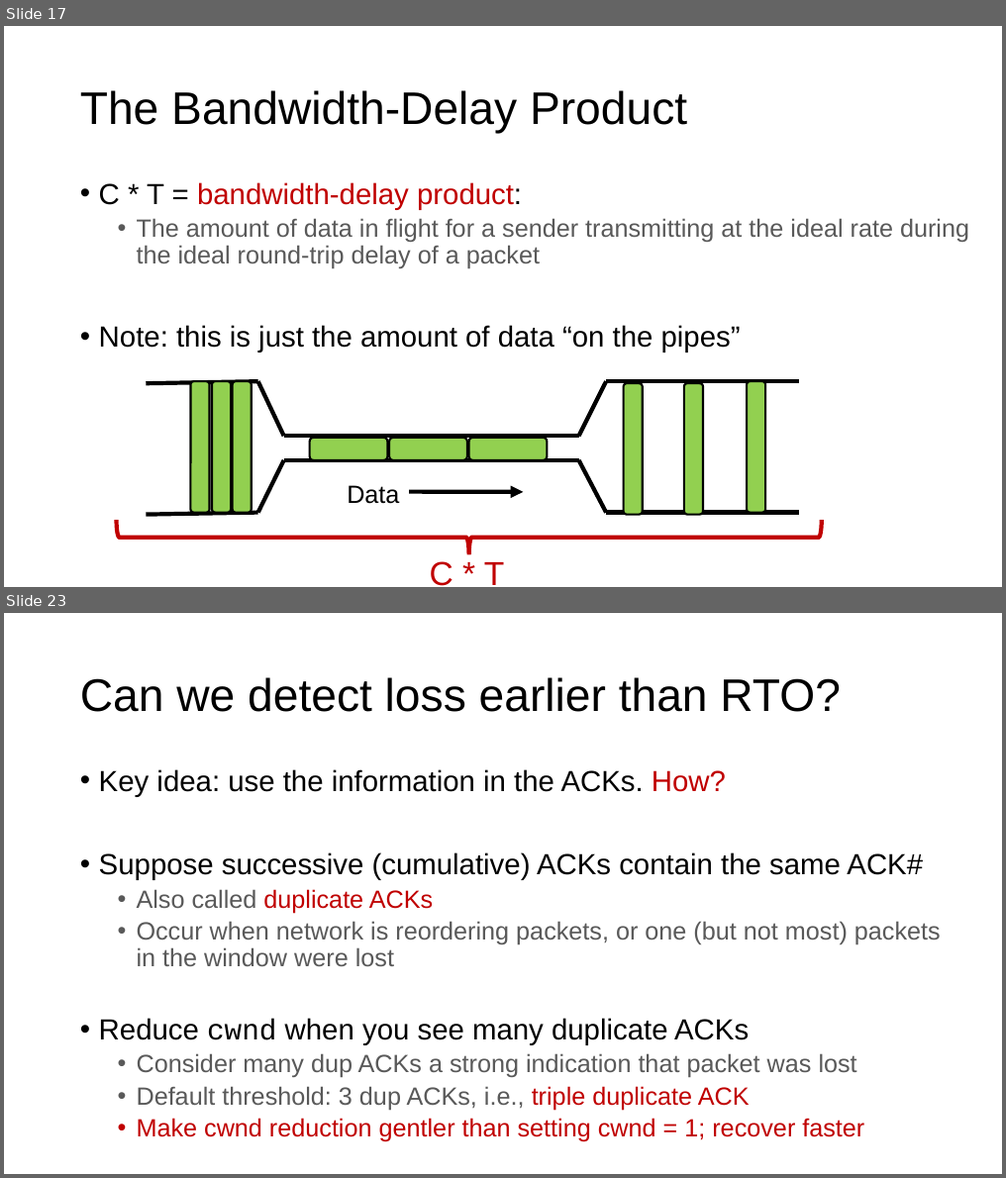
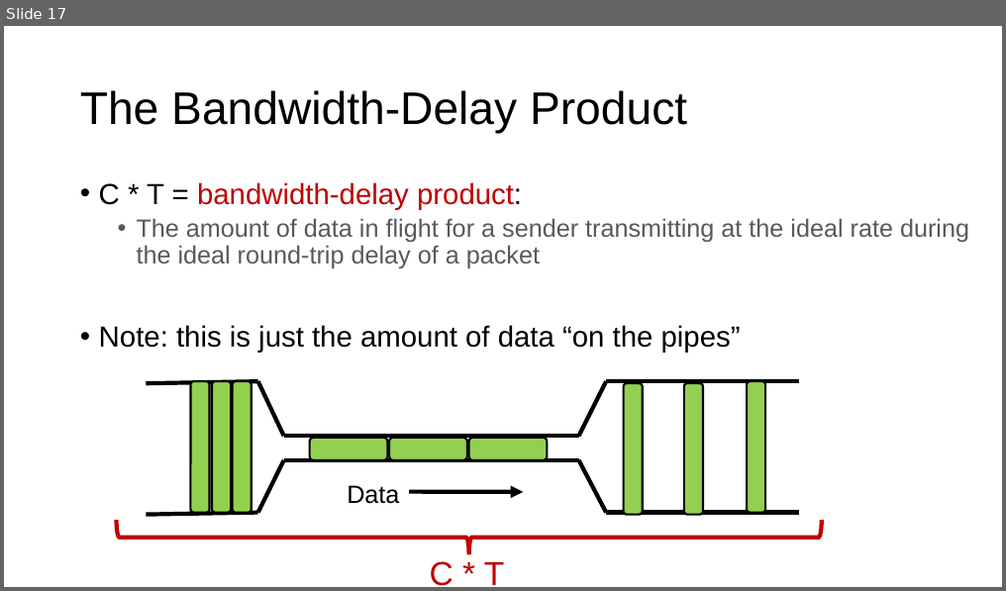
Before and after one commit to ngsrinivas/coursegen, a slide deck: ex/352-F24/staging/352-F24/lectures/18-tp-congestioncontrol-2.pptx. Shown one above the other, each under a label of ours: slides 17 and 23 before the commit, slide 17 after it; the slides between them are not shown. The pictures are 1006x1178 and 1006x591 pixels, drawn with LibreOffice and Linux fonts; fonts in the diff are those of the drawing. Boxes give left, top, right and bottom in pixels: in the first picture for what was removed or moved away, otherwise in the second. Text is boxed around its words. In the diff, an @@ line names an element or a change of style, - is before the commit and + after.

```diff
--- a/ex/352-F24/staging/352-F24/lectures/18-tp-congestioncontrol-2.pptx
+++ b/ex/352-F24/staging/352-F24/lectures/18-tp-congestioncontrol-2.pptx
@@ slide 23 removed at (x1=4, y1=613, x2=1002, y2=1174), background #FFFFFF @@
@@ title removed at (x1=80, y1=677, x2=841, y2=712) @@
-Can we detect loss earlier than RTO?
@@ text removed at (x1=99, y1=769, x2=941, y2=1143) @@
-• Key idea: use the information in the ACKs. How?
-• Suppose successive (cumulative) ACKs contain the same ACK#
-  • Also called duplicate ACKs
-  • Occur when network is reordering packets, or one (but not most) packets in the window were lost
-• Reduce cwnd when you see many duplicate ACKs
-  • Consider many dup ACKs a strong indication that packet was lost
-  • Default threshold: 3 dup ACKs, i.e., triple duplicate ACK
-  • Make cwnd reduction gentler than setting cwnd = 1; recover faster
```
Also in this commit, not shown: 24 other slides removed, 3 other files.
